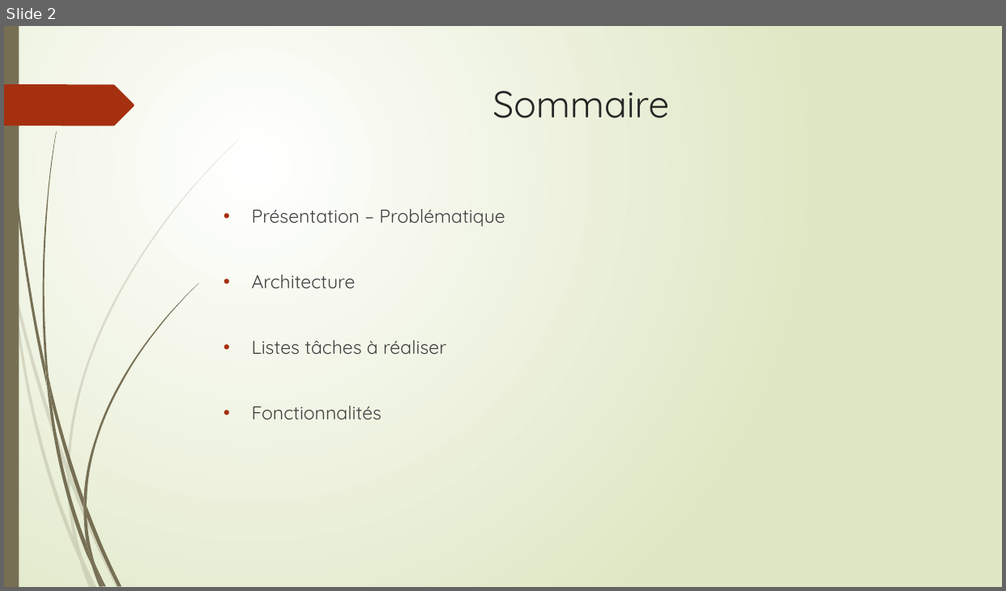
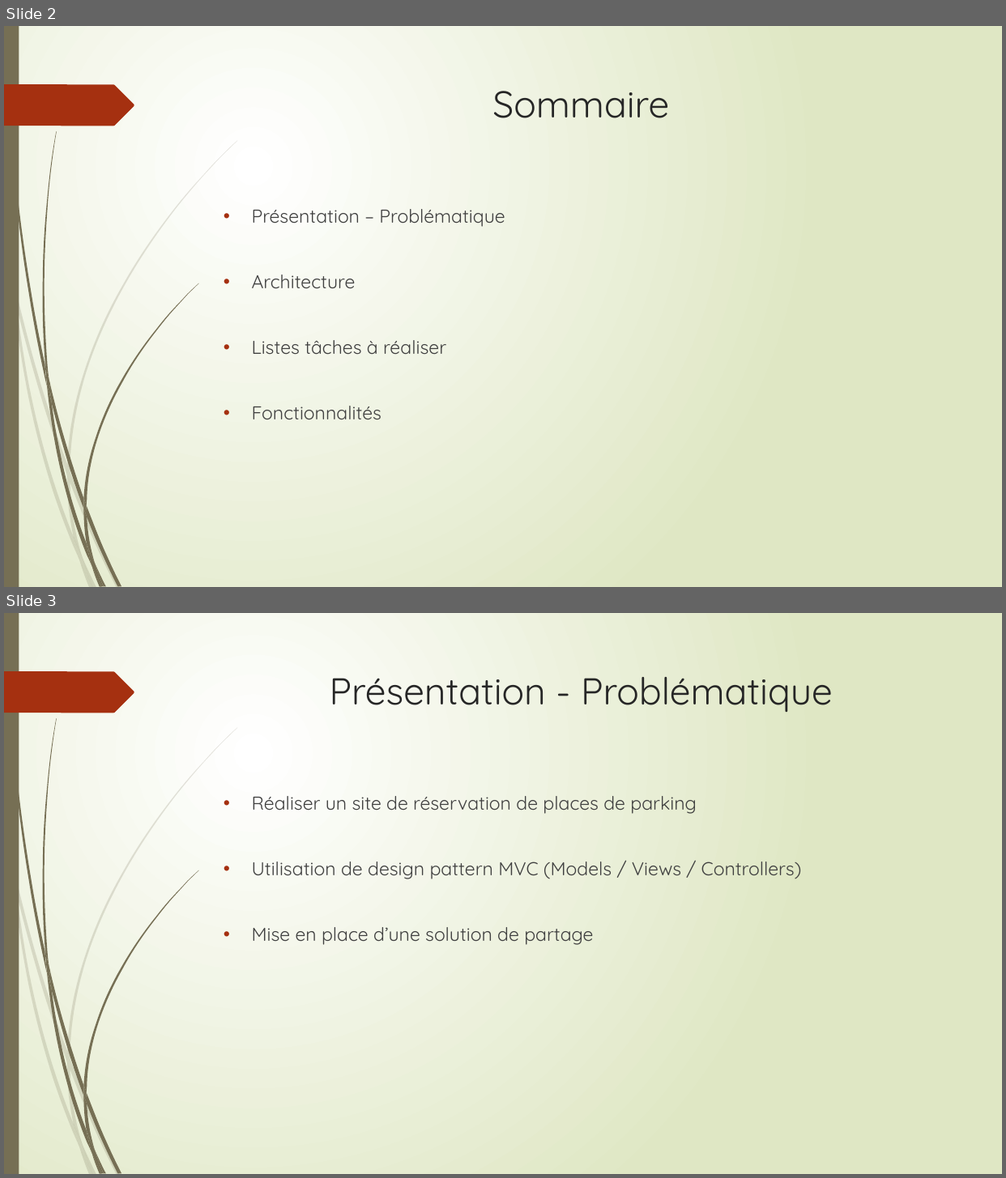
Before and after one commit to Eight-sama/Projet-Parking, a slide deck: web/PPE Projet Parking.pptx. Shown one above the other, each under a label of ours: slide 2 before the commit, slides 2 and 3 after it. The pictures are 1006x591 and 1006x1178 pixels, drawn with LibreOffice and Linux fonts; fonts in the diff are those of the drawing. Boxes give left, top, right and bottom in pixels: in the first picture for what was removed or moved away, otherwise in the second. Text is boxed around its words. In the diff, an @@ line names an element or a change of style, - is before the commit and + after.

Commit message:
maj  powerpoint

```diff
--- a/web/PPE Projet Parking.pptx
+++ b/web/PPE Projet Parking.pptx
@@ slide 3 added at [4,613,1002,1174], background gradient #FFFFFF to #DFE8C4; not listed: 24 template elements that a slide beside it also shows @@
@@ title added at [330,677,833,712], 36 pt, text #262626 @@
+Présentation - Problématique
@@ text added at [252,796,802,945], 18 pt, text #404040 @@
+• Réaliser un site de réservation de places de parking
+• Utilisation de design pattern MVC (Models / Views / Controllers)
+• Mise en place d’une solution de partage
```
